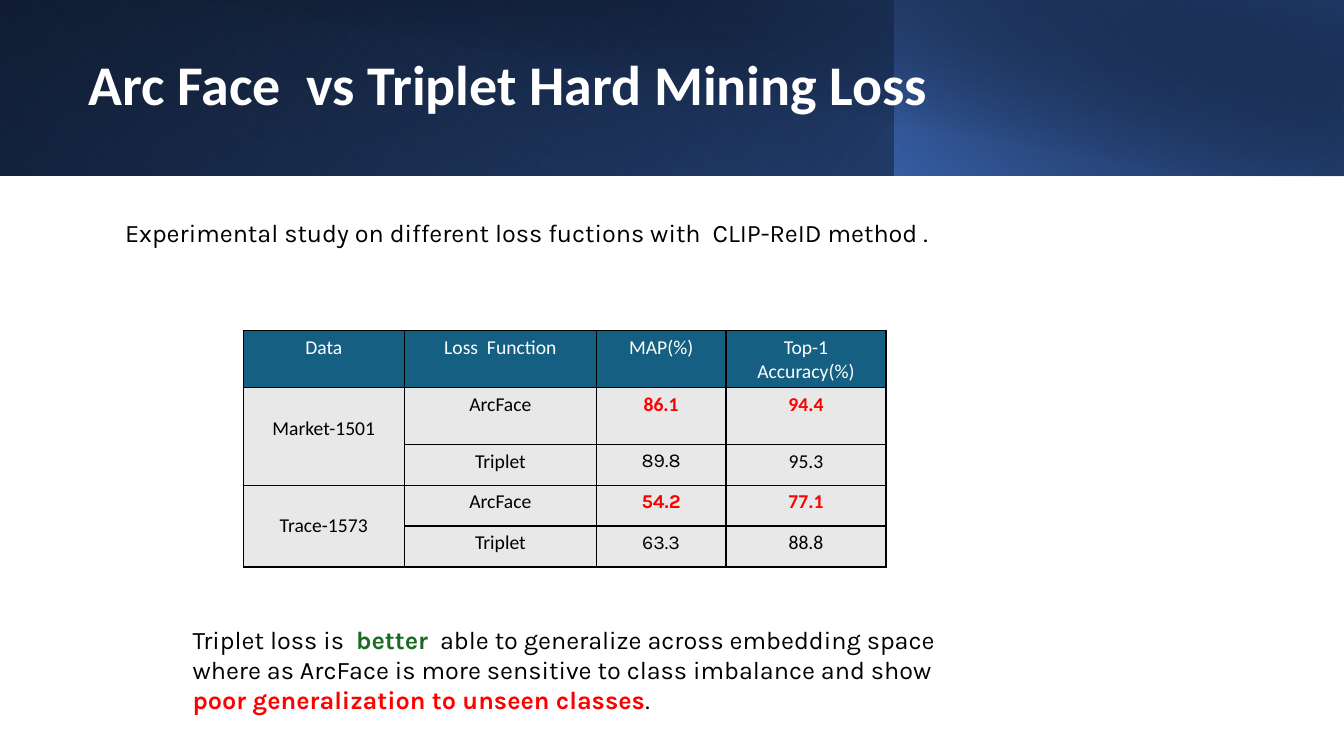
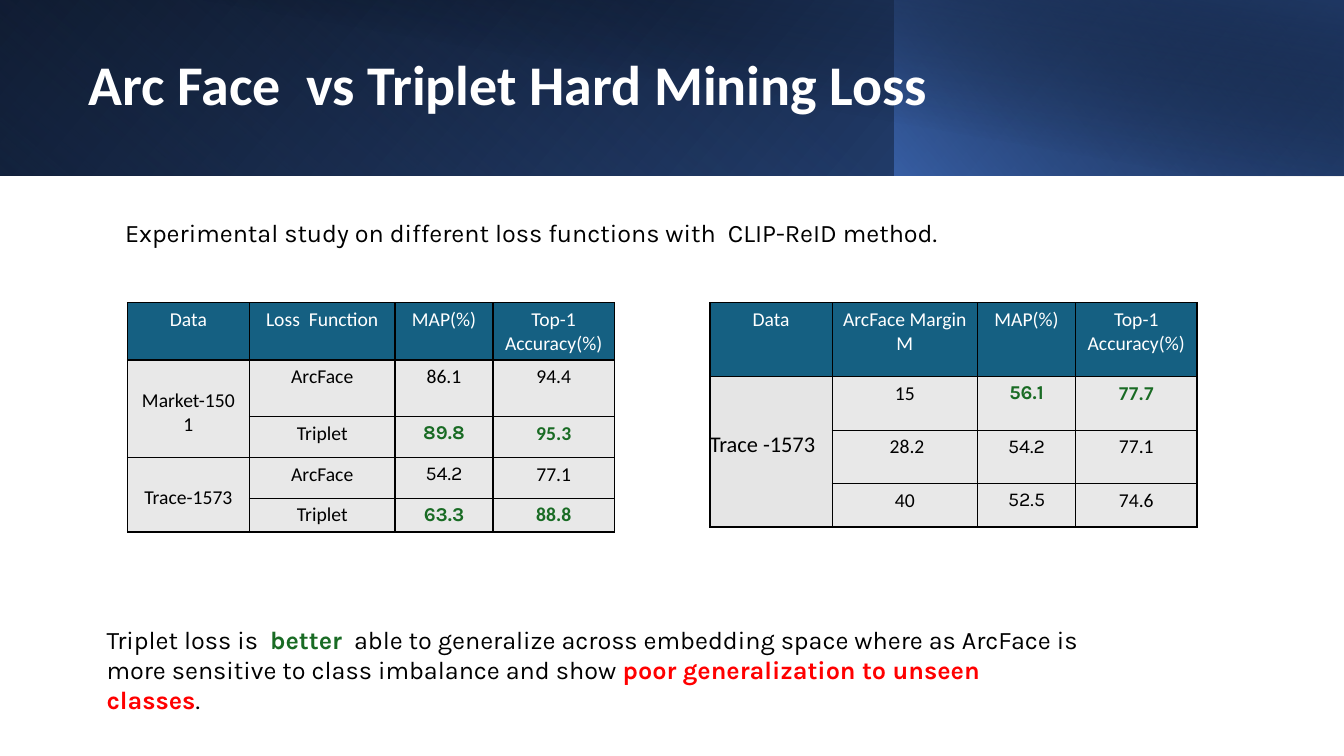
Before and after one commit to ManishGovind/transfer, a slide deck: slide 16 of Temp.pptx (slide 14 before the commit). Drawn at 1344x756 pixels with LibreOffice and Linux fonts; fonts in the diff are those of the drawing. Boxes give left, top, right and bottom in pixels: in the first picture for what was removed or moved away, otherwise in the second. Text is boxed around its words. In the diff, an @@ line names an element or a change of style, - is before the commit and + after.

```diff
--- a/Temp.pptx
+++ b/Temp.pptx
@@ text at (x1=125, y1=224, x2=937, y2=248): text changed @@
-Experimental study on different loss fuctions with CLIP-ReID method .
+Experimental study on different loss functions with CLIP-ReID method.
@@ table at (x1=127, y1=302, x2=613, y2=531) @@
@@ text colour #FF0000 to #000000, bold off in "86.1", "94.4", "54.2", "77.1" @@
@@ text colour #000000 to #196B24, bold on in "89.8", "95.3", "63.3", "88.8" @@
@@ table resized from (x1=243, y1=331, x2=885, y2=567) to (x1=127, y1=302, x2=613, y2=531) @@
@@ table added at (x1=710, y1=302, x2=1196, y2=527), 4 rows, 4 columns @@
+Data | ArcFace Margin M | MAP(%) | Top-1 Accuracy(%)
+Trace -1573 | 15 | 56.1 | 77.7
+ | 28.2 | 54.2 | 77.1
+ | 40 | 52.5 | 74.6
@@ text "Triplet loss is better able ..." rewrapped from (x1=193, y1=631, x2=935, y2=716) to (x1=107, y1=631, x2=1078, y2=686) @@
```
Also in this commit, not shown: 8 other slides changed, 6 slides added, 1 slide removed.
